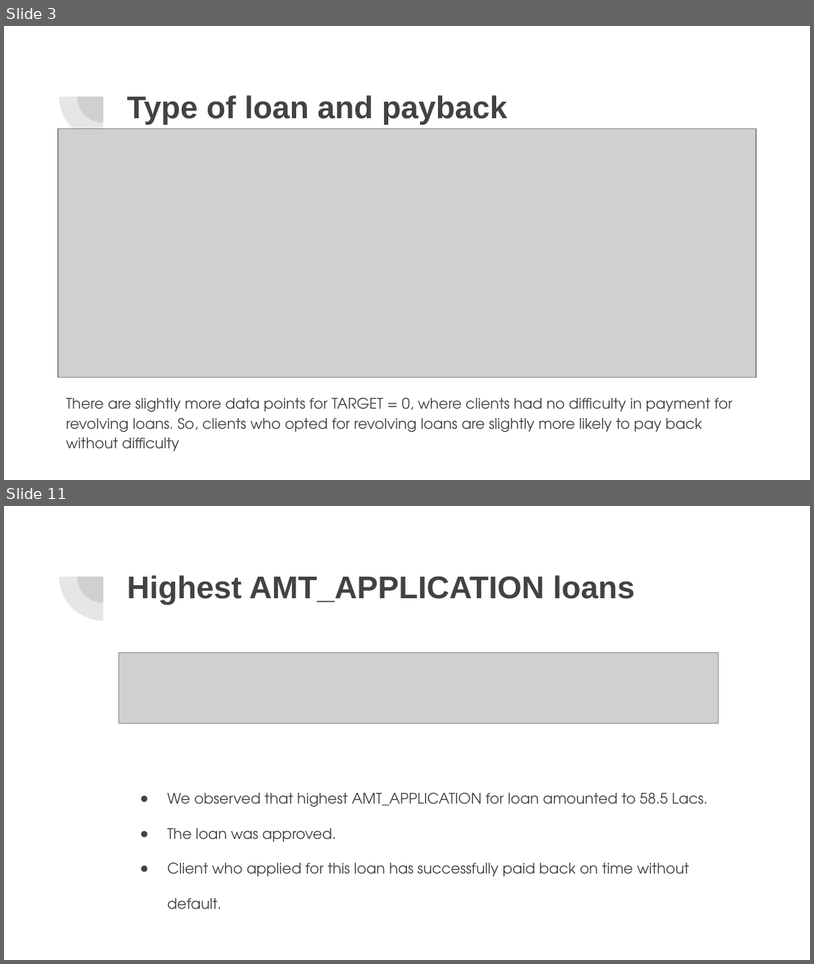
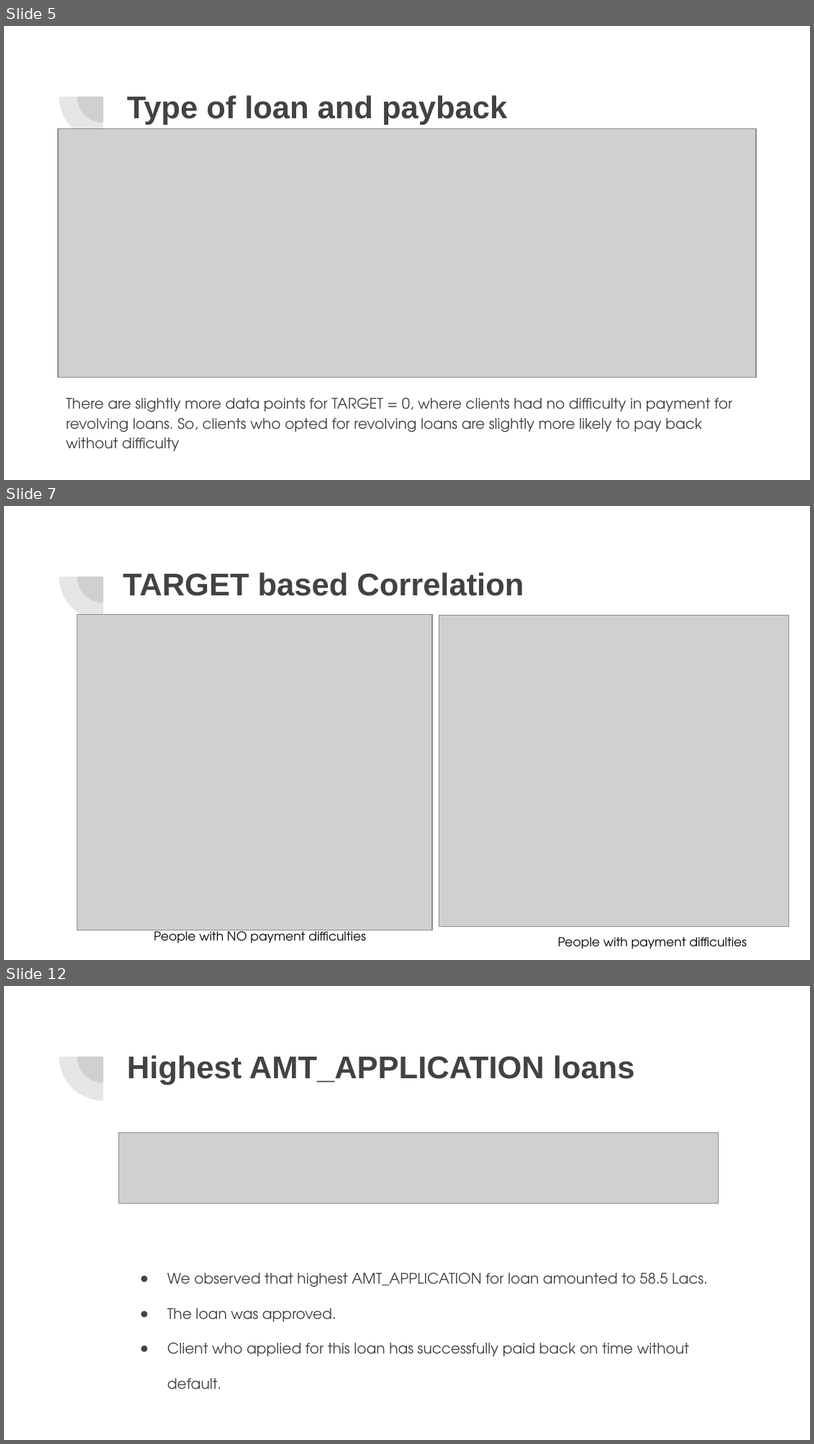
Before and after one commit to acamit/DataScience, a slide deck: Exploratory Data Analysis/Case Study/EDA Case Study -Bank Loan.pptx. Shown one above the other, each under a label of ours: slides 3 and 11 before the commit, slides 5, 7 and 12 after it; the slides between them are not shown. The pictures are 814x964 and 814x1444 pixels, drawn with LibreOffice and Linux fonts; fonts in the diff are those of the drawing; grey boxes stand for pictures. Boxes give left, top, right and bottom in pixels: in the first picture for what was removed or moved away, otherwise in the second. Text is boxed around its words. In the diff, an @@ line names an element or a change of style, - is before the commit and + after.

```diff
--- a/Exploratory Data Analysis/Case Study/EDA Case Study -Bank Loan.pptx
+++ b/Exploratory Data Analysis/Case Study/EDA Case Study -Bank Loan.pptx
@@ slide 7 added at bbox=[4, 506, 810, 960], background #FFFFFF; not listed: 2 template elements that a slide beside it also shows @@
@@ title added at bbox=[123, 572, 524, 596], 28 pt, text #424242, bold @@
+TARGET based Correlation
@@ picture added at bbox=[77, 615, 432, 930] @@
@@ picture added at bbox=[439, 615, 790, 926] @@
@@ text added at bbox=[154, 927, 366, 943], 11 pt, text #000000 @@
+People with NO payment difficulties
@@ text added at bbox=[558, 937, 747, 949], 11 pt, text #000000 @@
+People with payment difficulties
@@ what was slide 3 is now slide 5 @@
@@ what was slide 11 is now slide 12 @@
```
Also in this commit, not shown: 5 slides changed, 3 other slides added, 3 slides removed, 1 other file.
